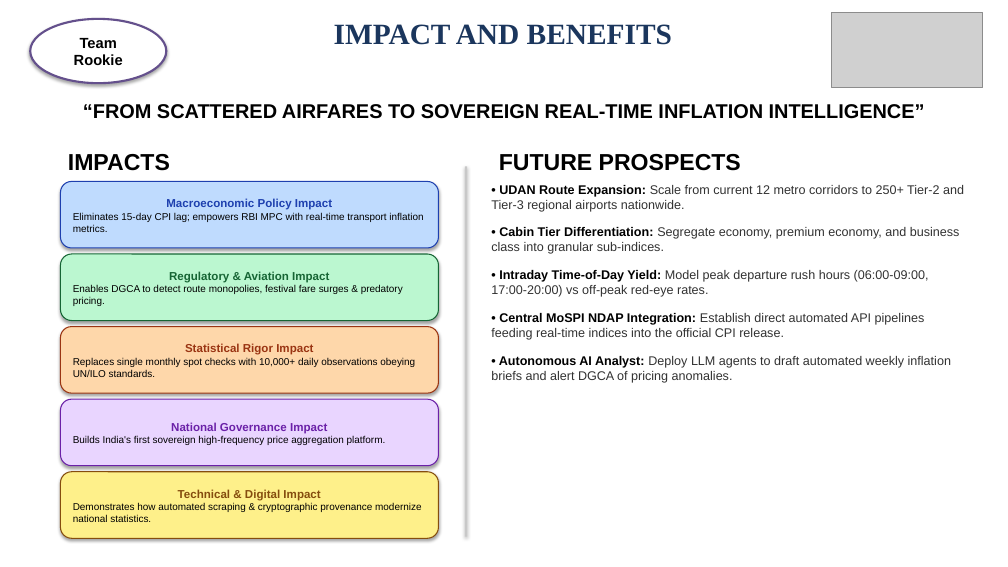
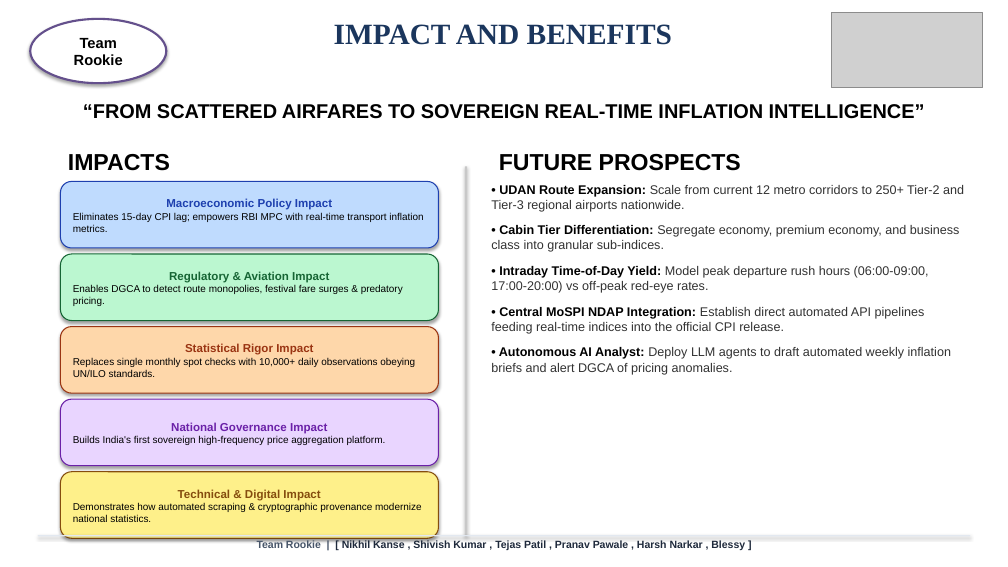
Before and after one commit to oshshivish-tech/sih26056_airfare_cpi, a slide deck: slide 5 of AirIntel_India_SIH26056_Presentation.pptx. Drawn at 1008x567 pixels with LibreOffice and Linux fonts; fonts in the diff are those of the drawing; grey boxes stand for pictures. Boxes give left, top, right and bottom in pixels: in the first picture for what was removed or moved away, otherwise in the second. Text is boxed around its words. In the diff, an @@ line names an element or a change of style, - is before the commit and + after.

```diff
--- a/AirIntel_India_SIH26056_Presentation.pptx
+++ b/AirIntel_India_SIH26056_Presentation.pptx
@@ text "• UDAN Route Expansion: Scale ..." at (491,185,964,375): less space between paragraphs @@
@@ rectangle added at (38,535,970,536), fill #E2E8F0 @@
@@ text added at (257,540,745,551), 10 pt, text #1E293B, bold @@
+Team Rookie | [ Nikhil Kanse , Shivish Kumar , Tejas Patil , Pranav Pawale , Harsh Narkar , Blessy ]
```
Also in this commit, not shown: 5 other slides changed, 1 slide removed, 3 other files.
